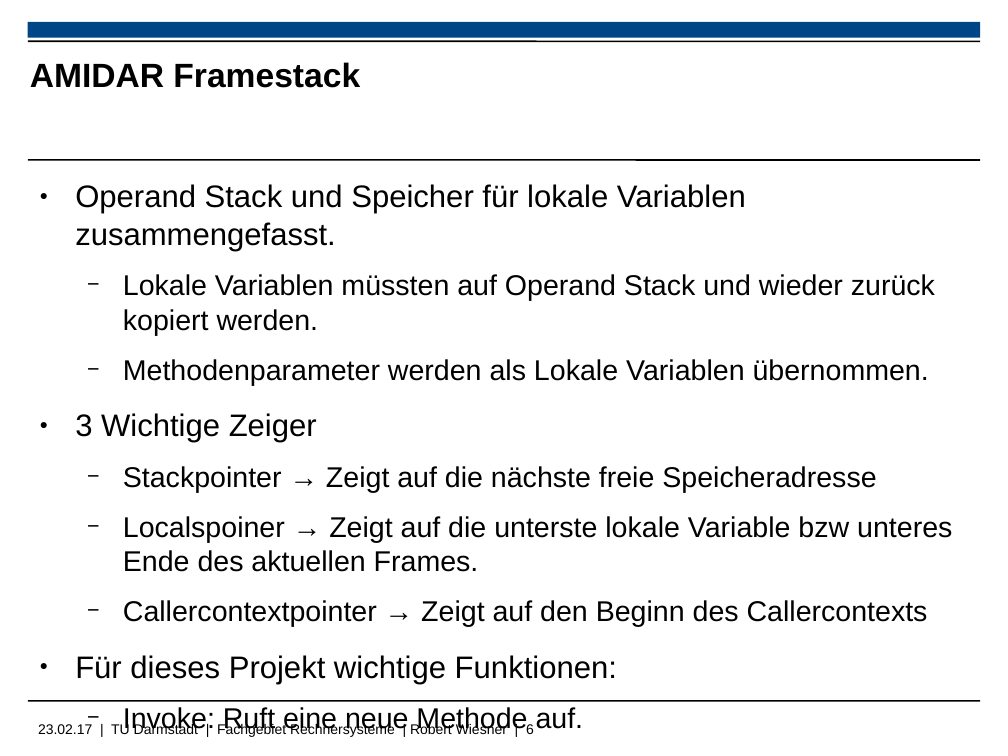
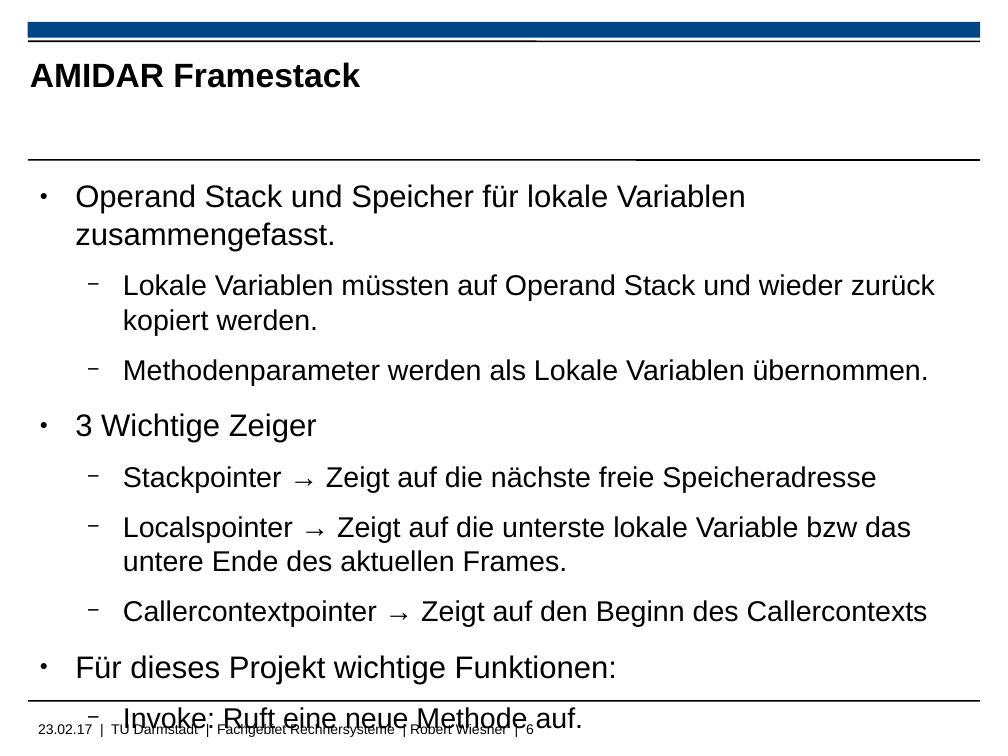
Before and after one commit to Wiero/PS_RS_REPORT, a slide deck: slide 6 of PräsentationSaF_Wiesner.odp. Drawn at 1008x756 pixels with LibreOffice and Linux fonts; fonts in the diff are those of the drawing; background and template pictures are left out. Boxes give left, top, right and bottom in pixels: in the first picture for what was removed or moved away, otherwise in the second. Text is boxed around its words. In the diff, an @@ line names an element or a change of style, - is before the commit and + after.

```diff
--- a/PräsentationSaF_Wiesner.odp
+++ b/PräsentationSaF_Wiesner.odp
@@ text at <box>123,516,911,572</box>: text changed @@
-  − Localspoiner → Zeigt auf die unterste lokale Variable bzw unteres Ende des aktuellen Frames.
+  − Localspointer → Zeigt auf die unterste lokale Variable bzw das untere Ende des aktuellen Frames.
```
Also in this commit, not shown: 11 other slides changed, 16 other files.
